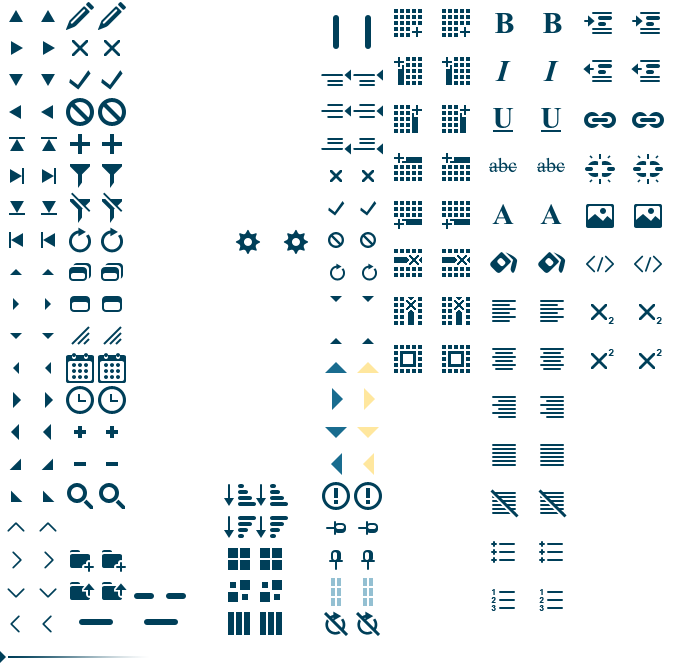
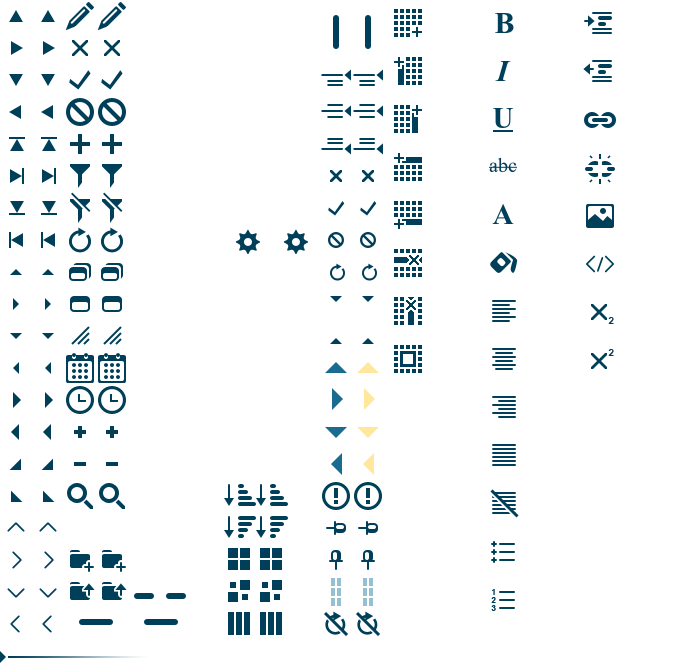
Layers edited between the first and the second 680x672 image:
added layer "bold copy 2" in group "Editor 1 copy" over bbox(543, 13, 562, 33)
hid "bold copy" over bbox(543, 13, 562, 33)
